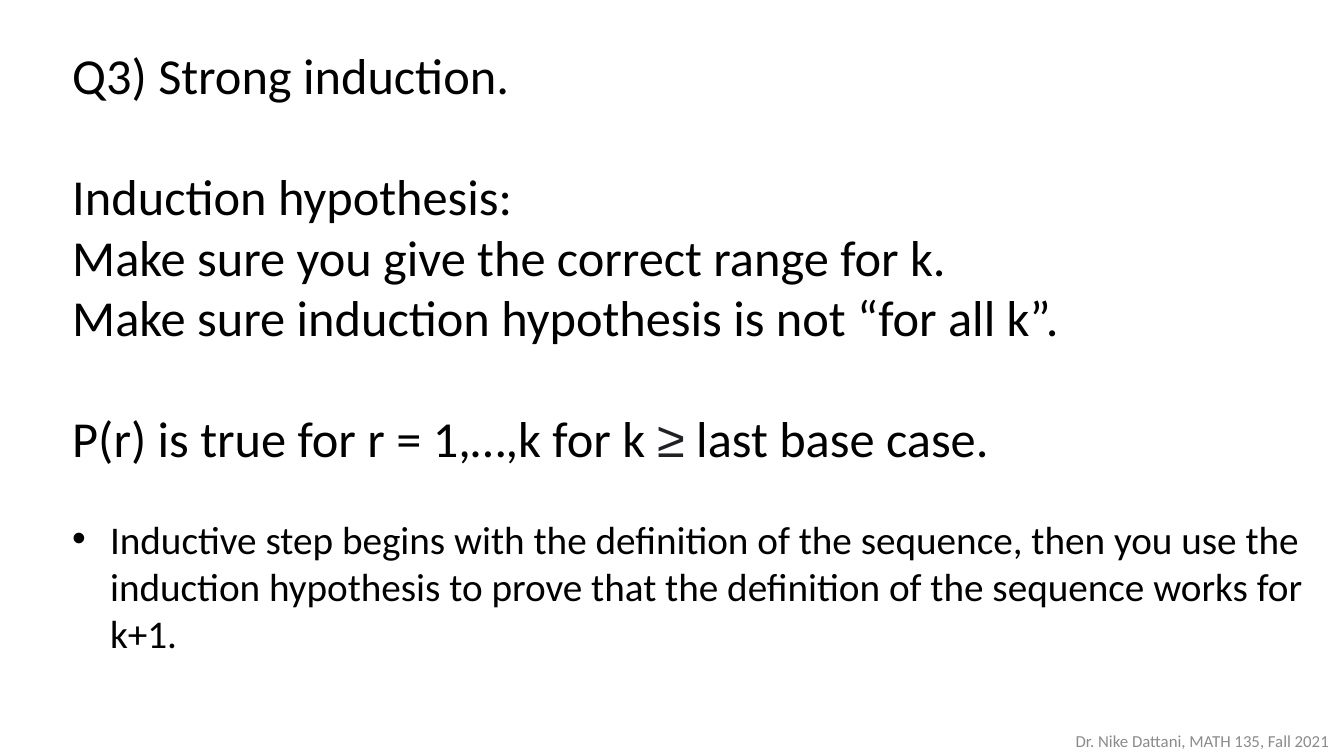
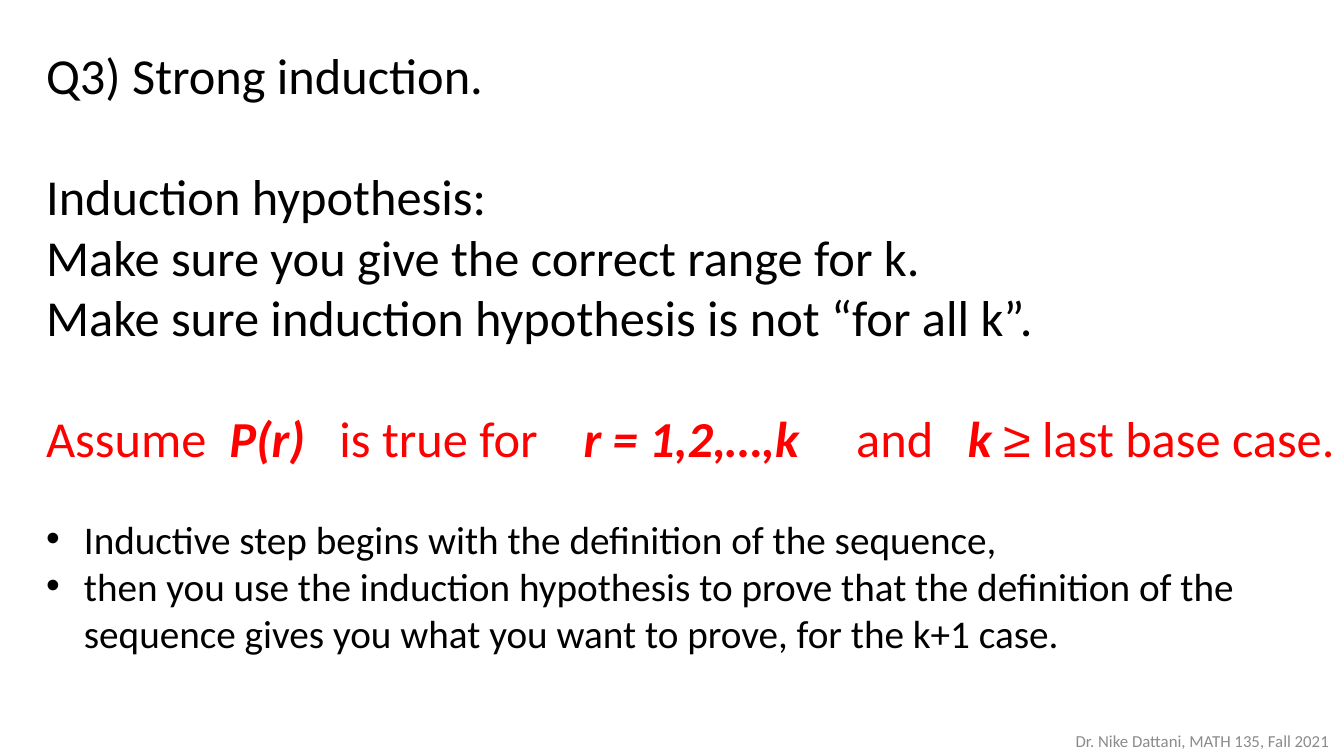
Before and after one commit to ndattani/Lecture_Notes, a slide deck: slide 13 of University_of_Waterloo/Fall_2021/MATH135/UW_Fall2021_MATH135_Lecture11.pptx. Drawn at 1344x756 pixels with LibreOffice and Linux fonts; fonts in the diff are those of the drawing. Boxes give left, top, right and bottom in pixels: in the first picture for what was removed or moved away, otherwise in the second. Text is boxed around its words. In the diff, an @@ line names an element or a change of style, - is before the commit and + after.

```diff
--- a/University_of_Waterloo/Fall_2021/MATH135/UW_Fall2021_MATH135_Lecture11.pptx
+++ b/University_of_Waterloo/Fall_2021/MATH135/UW_Fall2021_MATH135_Lecture11.pptx
@@ text "Q3) Strong induction.": place and size @@
-text "Q3) Strong induction." at (72,57,1302,649)
+text "Q3) Strong induction." at (46,57,1334,655)
@@ text at (46,420,1334,655): text changed @@
-P(r) is true for r = 1,…,k for k ≥ last base case.
-• Inductive step begins with the definition of the sequence, then you use the induction hypothesis to prove that the definition of the sequence works for k+1.
+Assume P(r) is true for r = 1,2,…,k and k ≥ last base case.
+• Inductive step begins with the definition of the sequence,
+• then you use the induction hypothesis to prove that the definition of the sequence gives you what you want to prove, for the k+1 case.
```
Also in this commit, not shown: 1 other slide changed, 33 slides removed, 1 other file.
